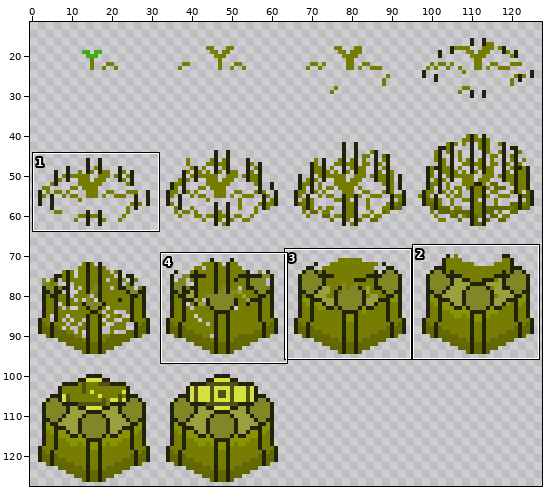
A sprite sheet gets an edit: Assets/Sprites/Towers/Ivy Branch/Toxic Ivy Construction SpriteSheet.png. The first picture is a wide view before the edit; the outline marks the close-up.
Close-up. As it was:
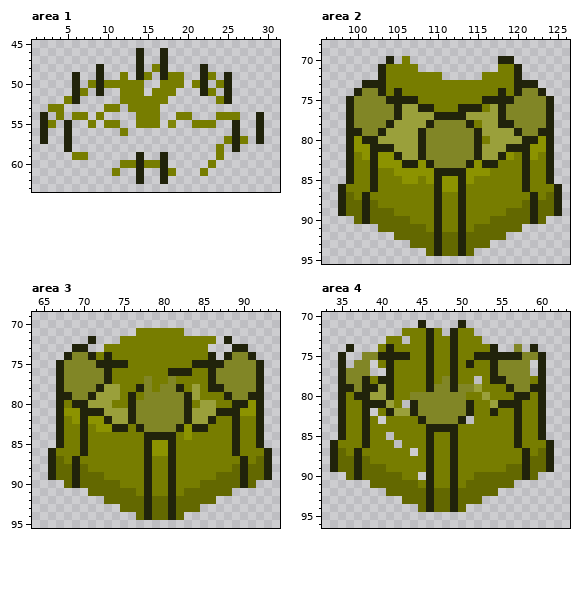
The file is 128x128 pixels. Colours within 5 levels of each other are drawn and written as one. Shown: area 1: x 1..31, y 45..63; area 2: x 96..126, y 68..95; area 3: x 64..94, y 69..95; area 4: x 33..63, y 70..96. The wide view leaves out empty margins. The commit also changed other parts of the picture, which this record leaves out.
The result:
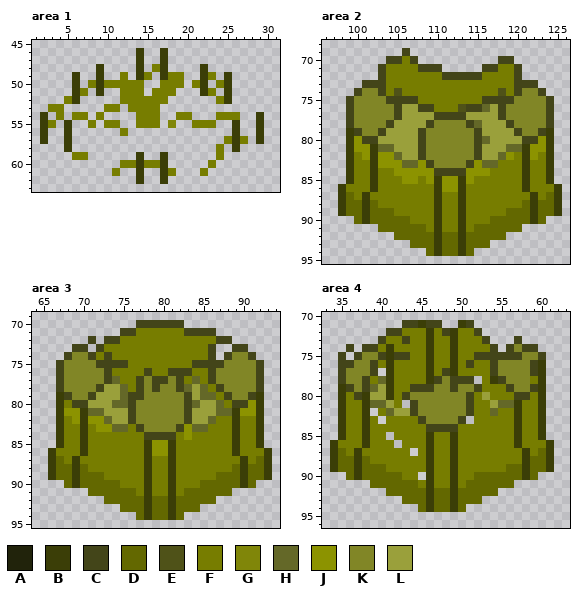
Palette (. is transparent): A #21230b  B #3b3e07  C #434519  D #636800  E #4f5218  F #777d00  G #808609  H #646828  J #8c9300  K #818626  L #9aa03b
The exact change:
Area 1:
y 46..47: x 14 A -> B; x 17 A -> B
y 48: x 9 A -> B; x 14 A -> B; x 17 A -> B; x 22 A -> B
y 49: x 6 A -> B; x 9 A -> B; x 14 A -> B; x 17 A -> B; x 22 A -> B; x 25 A -> B
y 50..51: x 6 A -> B; x 9 A -> B; x 22 A -> B; x 25 A -> B
y 52: x 6 A -> B; x 25 A -> B
y 54: x 2 A -> B; x 29 A -> B
y 55..57: x 2 A -> B; x 5 A -> B; x 26 A -> B; x 29 A -> B
y 58: x 5 A -> B; x 26 A -> B
y 59..62: x 14 A -> B; x 17 A -> B
Area 2:
y 69: x 106 . -> C
y 70: x 104..105 A. -> CC; x 107 . -> C; x 118..119 AA -> CC
y 71: x 103 A -> C; x 108..110 ... -> CCC; x 116..117 .. -> CC; x 120 A -> C
y 72: x 103 A -> C; x 111..115 ..... -> CCCCC; x 120 A -> C
y 73: x 101..103 AAA -> CCC; x 120..122 AAA -> CCC
y 74: x 100 A -> C; x 103 A -> C; x 105 A -> E; x 118 A -> E; x 120 A -> C; x 123 A -> C
y 75: x 99 A -> C; x 104..107 AAAA -> CCCC; x 116..119 AAAA -> CCCC; x 124 A -> C
y 76: x 99 A -> C; x 105 A -> C; x 108..109 AA -> CC; x 113..116 AAAF -> ECCH; x 118 A -> C; x 124 A -> C
y 77: x 99 A -> C; x 105 A -> C; x 110..113 AAAA -> CCCC; x 118 A -> C; x 124 A -> C
y 78: x 99 A -> C; x 104 A -> C; x 109 A -> C; x 114..115 AF -> CH; x 118..119 AA -> LC; x 124 A -> C
y 79: x 99..100 AA -> BC; x 103 A -> C; x 108 A -> C; x 115 A -> C; x 120 A -> C; x 123..124 AA -> CB
y 80: x 99 A -> B; x 101..102 AA -> CC; x 108 A -> C; x 115..116 AF -> CH; x 121..122 AA -> CC; x 124 A -> B
y 81: x 99 A -> B; x 102..104 AAA -> BHH; x 108 A -> C; x 115 A -> C; x 119..121 AAA -> HHB; x 124 A -> B
y 82: x 99 A -> B; x 102 A -> B; x 105 A -> H; x 108 A -> C; x 115 A -> C; x 118 A -> H; x 121 A -> B; x 124 A -> B
y 83: x 99 A -> B; x 102 A -> B; x 106..107 AA -> HH; x 109 A -> C; x 114 A -> C; x 116..117 AA -> HH; x 121 A -> B; x 124 A -> B
y 84: x 99 A -> B; x 102 A -> B; x 110..113 AAAA -> CCCC; x 121 A -> B; x 124 A -> B
y 85: x 99 A -> B; x 102 A -> B; x 110 A -> B; x 113 A -> B; x 121 A -> B; x 124 A -> B
y 86: x 98 A -> B; x 102 A -> B; x 110 A -> B; x 113 A -> B; x 121 A -> B; x 125 A -> B
y 87..89: x 98 A -> B; x 101 A -> B; x 110 A -> B; x 113 A -> B; x 122 A -> B; x 125 A -> B
y 90: x 101 A -> B; x 110 A -> B; x 113 A -> B; x 122 A -> B
y 91..94: x 110 A -> B; x 113 A -> B
Area 3:
y 70: x 77..82 ...... -> CCCCCC
y 71: x 75..76 .. -> CC; x 83..86 .... -> CCCC
y 72: x 71 A -> C; x 73..74 .. -> CC; x 87..88 .A -> CC
y 73: x 69..70 AA -> CC; x 72 . -> C; x 86 . -> C; x 89..90 AA -> CC
y 74: x 68 A -> C; x 71 A -> C; x 73 A -> C; x 86 A -> C; x 88 A -> C; x 91 A -> C
y 75: x 67 A -> C; x 72..75 AAAA -> CCCC; x 84..87 AAAA -> CCCC; x 92 A -> C
y 76: x 67 A -> C; x 73 A -> C; x 78 F -> C; x 81..83 AAA -> CCC; x 86 A -> C; x 92 A -> C
y 77: x 67 A -> C; x 73..74 AF -> CH; x 77 F -> C; x 79..80 FF -> CC; x 82 F -> C; x 84 F -> H; x 86 A -> C; x 92 A -> C
y 78: x 67 A -> C; x 72 A -> C; x 75 F -> H; x 77 A -> C; x 79 F -> C; x 82..83 AF -> CH; x 85..87 FAA -> HFC; x 92 A -> C
y 79: x 67..68 AA -> BC; x 71 A -> C; x 75..77 FAF -> HCC; x 83 A -> C; x 85..86 FF -> HH; x 88 A -> C; x 91..92 AA -> CB
y 80: x 67 A -> B; x 69..70 AA -> CC; x 74..76 FFA -> HHC; x 83..84 AF -> CH; x 87 F -> H; x 89..90 AA -> CC; x 92 A -> B
y 81: x 67 A -> B; x 70..72 AAA -> BHH; x 76 A -> C; x 83 A -> C; x 87..89 AAA -> HHB; x 92 A -> B
y 82: x 67 A -> B; x 70 A -> B; x 73 A -> H; x 76 A -> C; x 83 A -> C; x 86 A -> H; x 89 A -> B; x 92 A -> B
y 83: x 67 A -> B; x 70 A -> B; x 74..75 AA -> HH; x 77 A -> C; x 82 A -> C; x 84..85 AA -> HH; x 89 A -> B; x 92 A -> B
y 84: x 67 A -> B; x 70 A -> B; x 78..81 AAAA -> CCCC; x 89 A -> B; x 92 A -> B
y 85: x 67 A -> B; x 70 A -> B; x 78 A -> B; x 81 A -> B; x 89 A -> B; x 92 A -> B
y 86: x 66 A -> B; x 70 A -> B; x 78 A -> B; x 81 A -> B; x 89 A -> B; x 93 A -> B
y 87..89: x 66 A -> B; x 69 A -> B; x 78 A -> B; x 81 A -> B; x 90 A -> B; x 93 A -> B
y 90: x 69 A -> B; x 78 A -> B; x 81 A -> B; x 90 A -> B
y 91..94: x 78 A -> B; x 81 A -> B
Area 4:
y 71: x 43..47 ..A.. -> CCBCC; x 50..51 A. -> BC
y 72: x 41..42 .. -> CC; x 46 A -> B; x 48..49 .A -> CB; x 52 . -> C
y 73: x 40 . -> C; x 43 . -> C; x 46 A -> B; x 49 A -> B; x 53 . -> C; x 57 . -> C
y 74: x 36 A -> C; x 38..39 .. -> CC; x 41 A -> B; x 46 A -> B; x 49 A -> B; x 54 A -> C; x 56 . -> C; x 58..59 .A -> CC
y 75: x 35 A -> C; x 37 . -> C; x 40..43 AAAA -> CBCC; x 46 A -> B; x 49 A -> B; x 52..57 AAAAAA -> CCCCCC; x 60 A -> C
y 76: x 35..36 A. -> CC; x 39 . -> C; x 41 A -> B; x 46 A -> B; x 49 A -> B; x 51 A -> C; x 54 A -> C; x 59..60 .A -> CB
y 77: x 35 A -> C; x 39 . -> C; x 41 A -> B; x 46 A -> B; x 48..49 FA -> CB; x 54 A -> C; x 59..60 .A -> CB
y 78: x 35 A -> C; x 38 A -> C; x 40..41 AA -> HB; x 46..47 AF -> BC; x 49..51 AFF -> CCC; x 54..55 AA -> BC; x 60 A -> B
y 79: x 35..36 AA -> BC; x 38..39 AA -> CH; x 41 A -> B; x 44..46 FFA -> CCC; x 49 A -> C; x 52 L -> C; x 56 A -> C; x 59..60 AA -> CB
y 80: x 35 A -> B; x 37..38 AA -> CB; x 41 A -> B; x 43 F -> C; x 51 F -> C; x 57..58 AA -> CC; x 60 A -> B
y 81: x 35 A -> B; x 38..40 AAA -> BHH; x 44 A -> C; x 51 A -> C; x 55..57 AAA -> HHB; x 60 A -> B
y 82: x 35 A -> B; x 38 A -> B; x 41 A -> H; x 44 A -> C; x 51 A -> C; x 54 A -> H; x 57 A -> B; x 60 A -> B
y 83: x 35 A -> B; x 38 A -> B; x 45 A -> C; x 50 A -> C; x 57 A -> B; x 60 A -> B
y 84: x 35 A -> B; x 38 A -> B; x 46..49 AAAA -> CCCC; x 57 A -> B; x 60 A -> B
y 85: x 35 A -> B; x 38 A -> B; x 46 A -> B; x 49 A -> B; x 57 A -> B; x 60 A -> B
y 86: x 34 A -> B; x 38 A -> B; x 46 A -> B; x 49 A -> B; x 57 A -> B; x 61 A -> B
y 87..89: x 34 A -> B; x 37 A -> B; x 46 A -> B; x 49 A -> B; x 58 A -> B; x 61 A -> B
y 90: x 37 A -> B; x 46 A -> B; x 49 A -> B; x 58 A -> B
y 91..94: x 46 A -> B; x 49 A -> B
Changed places in both close-ups, as pixel boxes (x1, y1, x2, y2):
changed: (136, 48, 168, 80)
changed: (40, 64, 104, 152)
changed: (200, 64, 264, 152)
changed: (136, 152, 168, 184)
changed: (338, 48, 562, 256)
changed: (48, 320, 272, 520)
changed: (330, 320, 554, 512)
